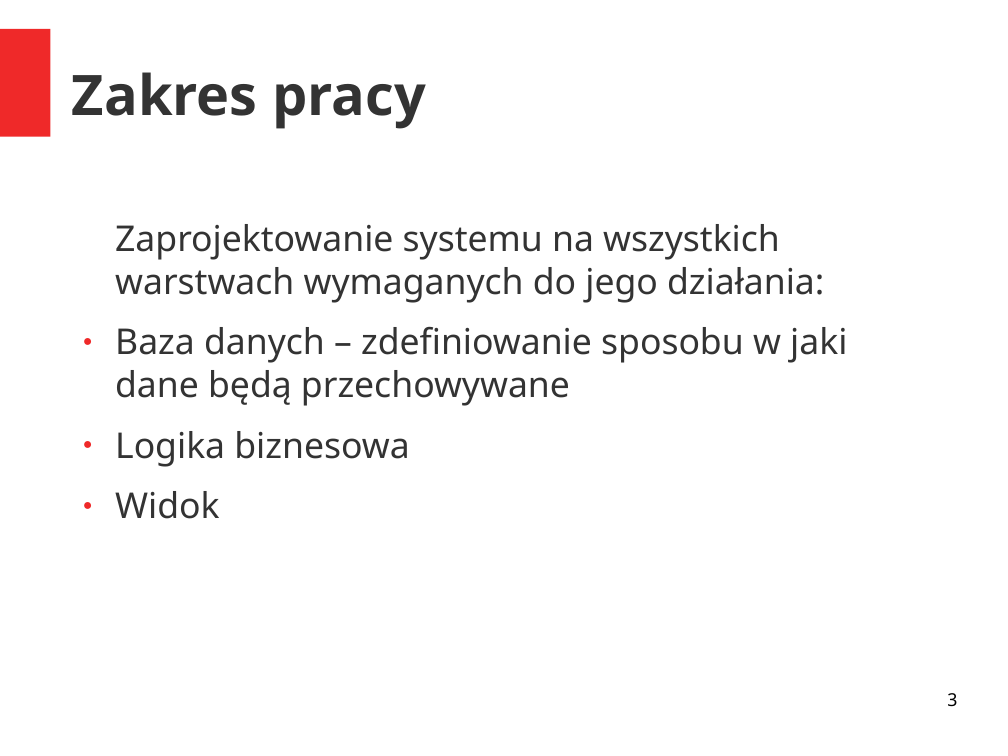
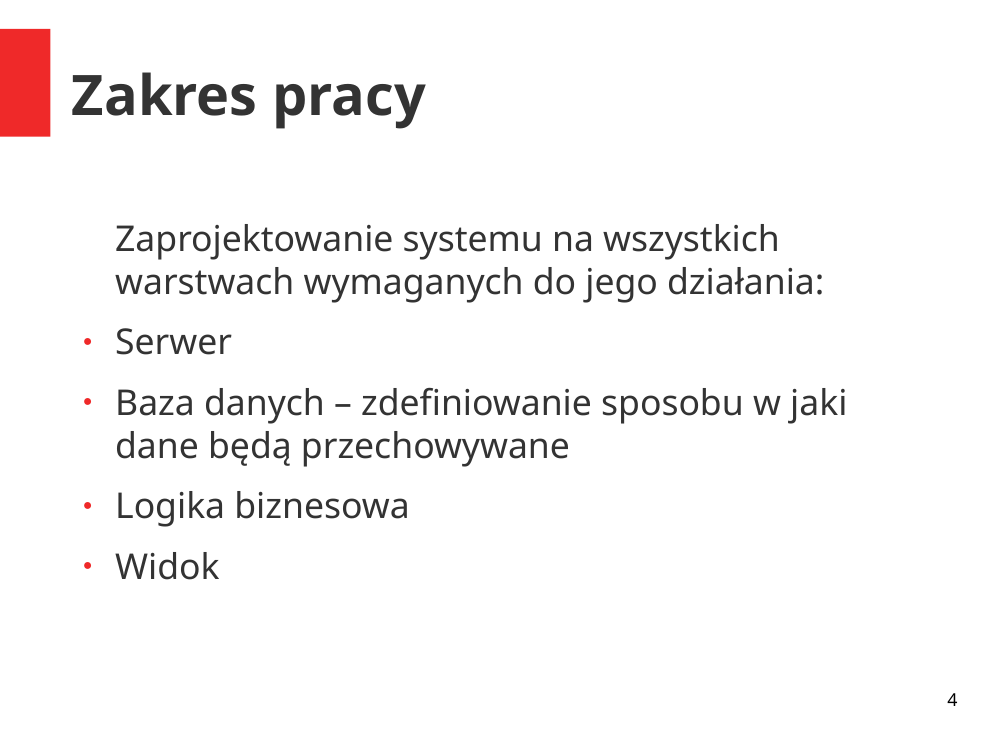
Before and after one commit to AGranosik/IWP, a slide deck: slide 4 of IWP.odp (slide 3 before the commit). Drawn at 1008x756 pixels with LibreOffice and Linux fonts; fonts in the diff are those of the drawing. Boxes give left, top, right and bottom in pixels: in the first picture for what was removed or moved away, otherwise in the second. Text is boxed around its words. In the diff, an @@ line names an element or a change of style, - is before the commit and + after.

```diff
--- a/IWP.odp
+++ b/IWP.odp
@@ text at (115, 328, 232, 355): paragraph added @@
+● Serwer
@@ page number at (947, 693, 957, 706): text changed @@
-3
+4
```
Also in this commit, not shown: 3 other slides changed, 2 slides added, 1 slide removed.
